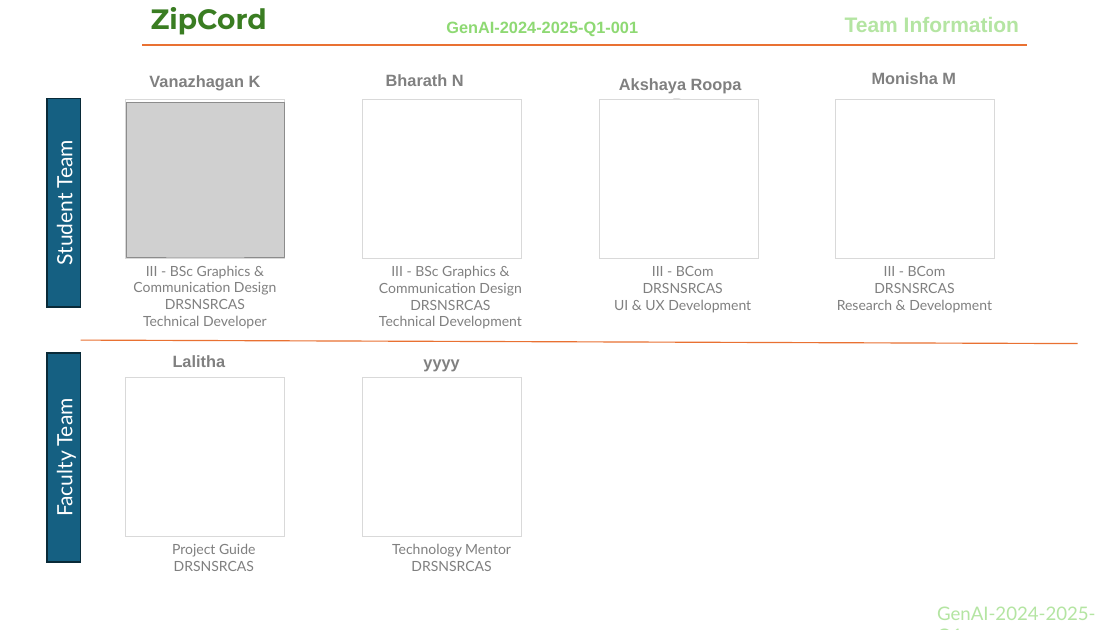
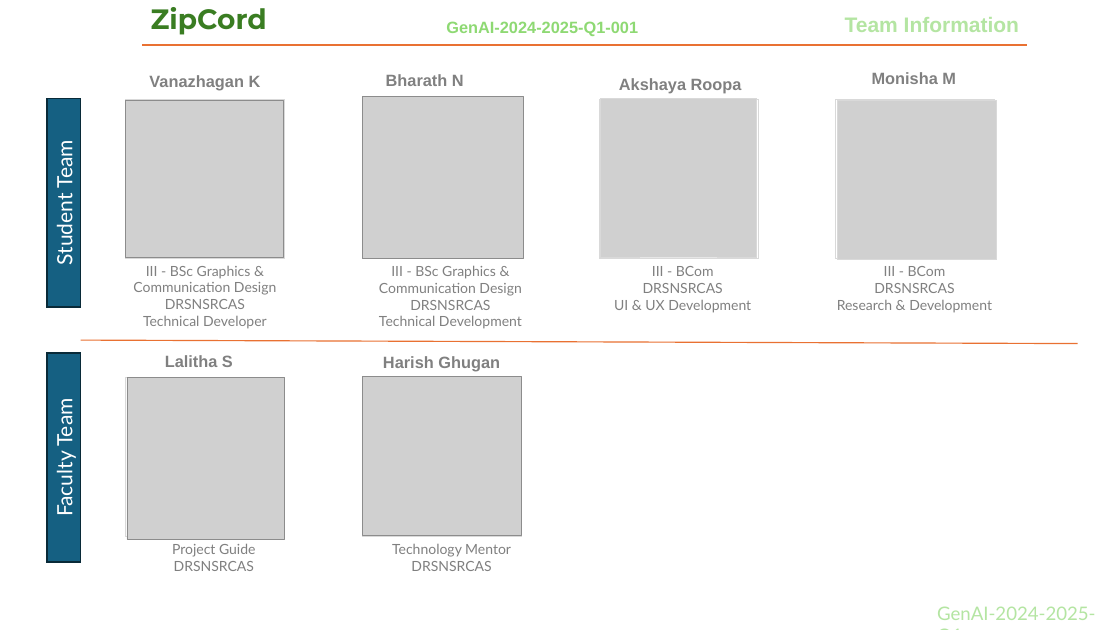
Before and after one commit to Vanazhagan/Zipcord_PPT., a slide deck: slide 2 of ZipCord-GenAI-PPT.pptx. Drawn at 1120x630 pixels with LibreOffice and Linux fonts; fonts in the diff are those of the drawing; grey boxes stand for pictures; background and template pictures are left out. Boxes give left, top, right and bottom in pixels: in the first picture for what was removed or moved away, otherwise in the second. Text is boxed around its words. In the diff, an @@ line names an element or a change of style, - is before the commit and + after.

Commit message:
insert photos and links

```diff
--- a/ZipCord-GenAI-PPT.pptx
+++ b/ZipCord-GenAI-PPT.pptx
@@ picture added at (362,97,523,259) @@
@@ picture added at (601,98,757,257) @@
@@ picture added at (838,100,996,259) @@
@@ text at (165,355,233,367): text changed @@
-Lalitha
+Lalitha S
@@ text at (383,356,500,372): text changed @@
-yyyy
+Harish Ghugan
@@ picture added at (127,377,284,539) @@
@@ picture added at (362,376,521,535) @@
```
